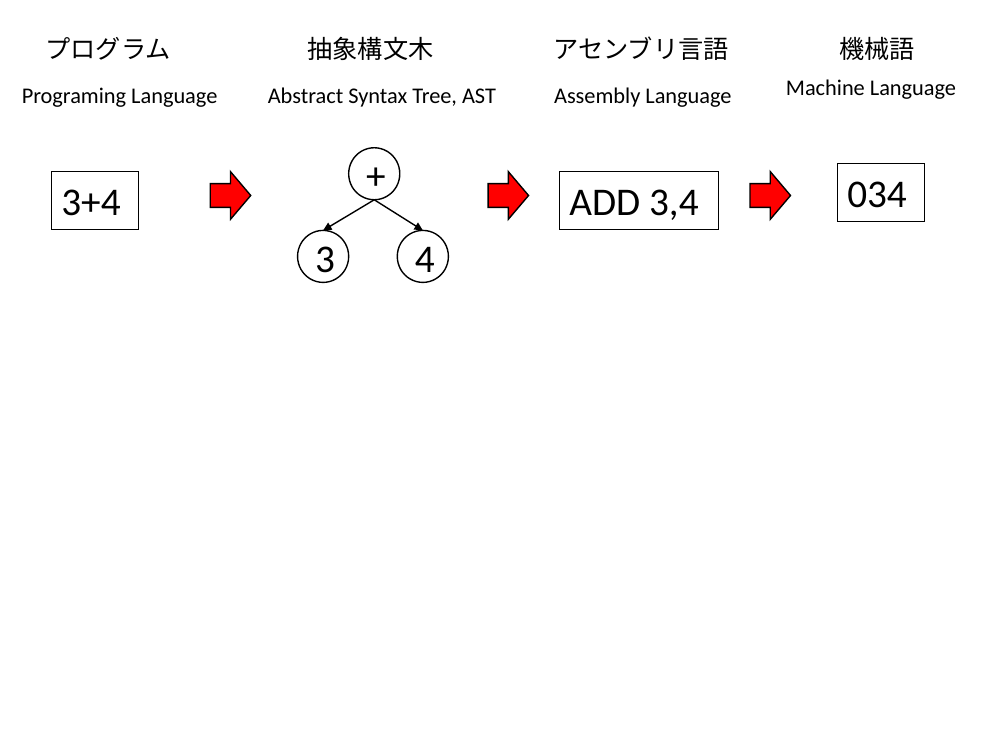
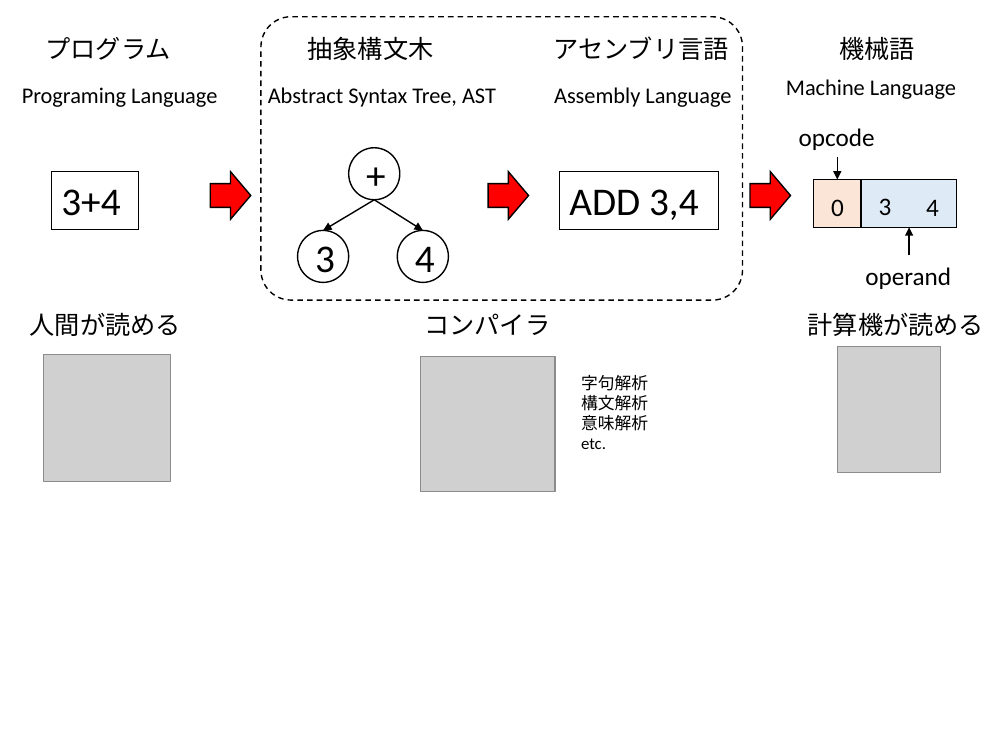
Before and after one commit to kaityo256/python_zero, a slide deck: slide 3 of howtowork/fig/fig.pptx. Drawn at 1008x756 pixels with LibreOffice and Linux fonts; fonts in the diff are those of the drawing; grey boxes stand for pictures. Boxes give left, top, right and bottom in pixels: in the first picture for what was removed or moved away, otherwise in the second. Text is boxed around its words. In the diff, an @@ line names an element or a change of style, - is before the commit and + after.

```diff
--- a/howtowork/fig/fig.pptx
+++ b/howtowork/fig/fig.pptx
@@ rounded rectangle added at (x1=261, y1=17, x2=743, y2=300), outline #000000 1 pt dashed @@
@@ text added at (x1=799, y1=128, x2=875, y2=150), 18 pt, text #000000 @@
+opcode
@@ rectangle removed at (x1=838, y1=163, x2=925, y2=221) @@
-034
@@ arrow added from (838, 157) to (838, 179), #000000 1 pt @@
@@ group added at (x1=813, y1=179, x2=956, y2=227): 3 texts, 2 rectangles @@
+0
+3
+4
@@ arrow added from (909, 255) to (909, 228), #000000 1 pt @@
@@ text added at (x1=865, y1=267, x2=951, y2=289), 18 pt, text #000000 @@
+operand
@@ text added at (x1=30, y1=312, x2=181, y2=336), 18 pt, text #000000 @@
+人間が読める
@@ text added at (x1=424, y1=313, x2=550, y2=335), 18 pt, text #000000 @@
+コンパイラ
@@ text added at (x1=808, y1=312, x2=984, y2=336), 18 pt, text #000000 @@
+計算機が読める
@@ picture added at (x1=43, y1=354, x2=170, y2=481) @@
@@ picture added at (x1=420, y1=357, x2=555, y2=492) @@
@@ picture added at (x1=838, y1=347, x2=941, y2=474) @@
@@ text added at (x1=581, y1=375, x2=648, y2=449), 12 pt, text #000000 @@
+字句解析
+構文解析
+意味解析
+etc.
```
Also in this commit, not shown: 1 slide added, 8 other files.
